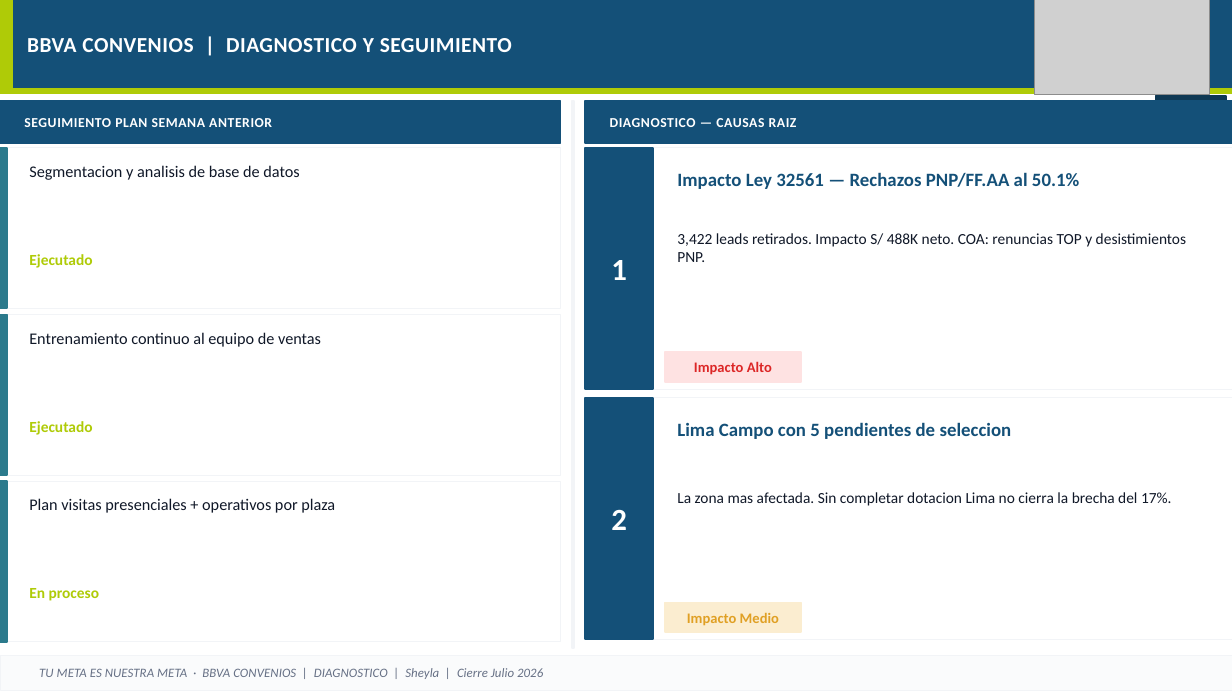
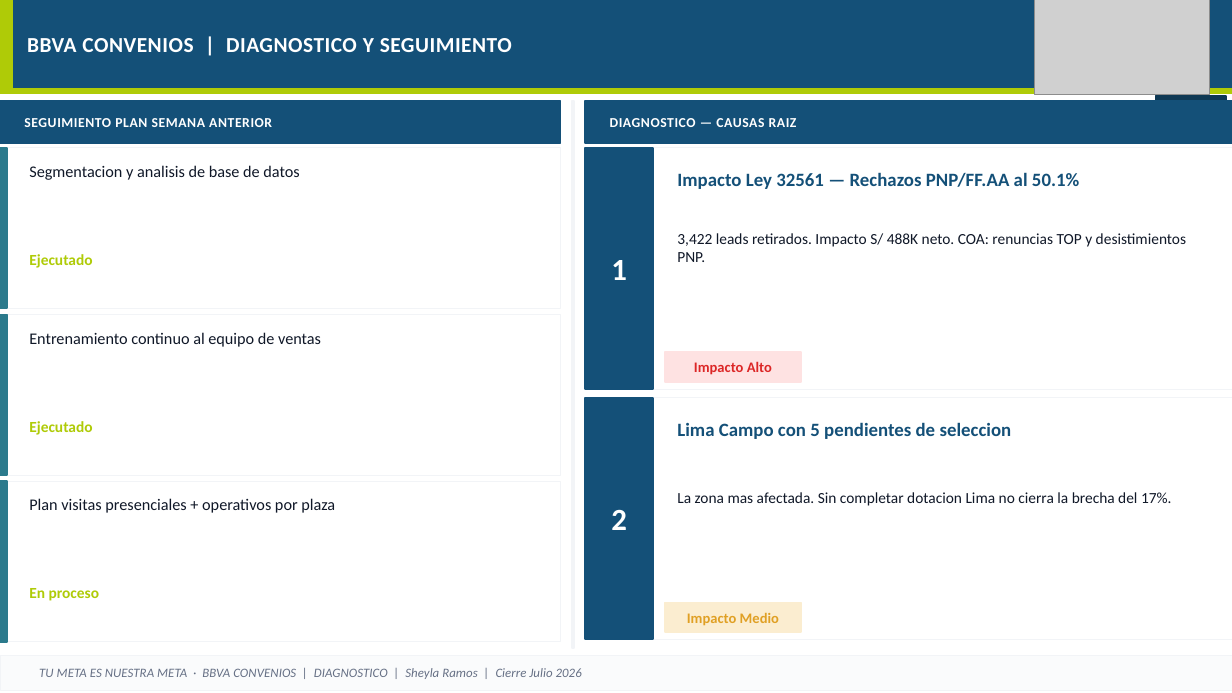
Before and after one commit to piere0405/streamlit_app, a slide deck: slide 45 of plantilla_campanias.pptx (slide 44 before the commit). Drawn at 1232x693 pixels with LibreOffice and Linux fonts; fonts in the diff are those of the drawing; grey boxes stand for pictures. Boxes give left, top, right and bottom in pixels: in the first picture for what was removed or moved away, otherwise in the second. Text is boxed around its words. In the diff, an @@ line names an element or a change of style, - is before the commit and + after.

```diff
--- a/plantilla_campanias.pptx
+++ b/plantilla_campanias.pptx
@@ text at <box>39,668,582,679</box>: text changed @@
-TU META ES NUESTRA META · BBVA CONVENIOS | DIAGNOSTICO | Sheyla | Cierre Julio 2026
+TU META ES NUESTRA META · BBVA CONVENIOS | DIAGNOSTICO | Sheyla Ramos | Cierre Julio 2026
```
Also in this commit, not shown: 10 other slides changed, 21 slides added, 5 other files.
